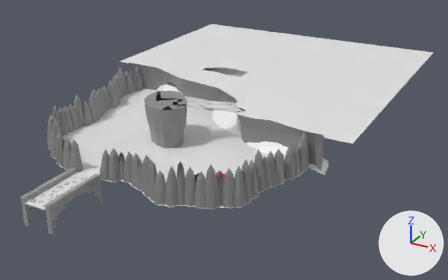
Two versions of the FBX model Assets/02_Student Folders/LucaStoffels_Assets/Art/Level2.fbx, one commit apart.
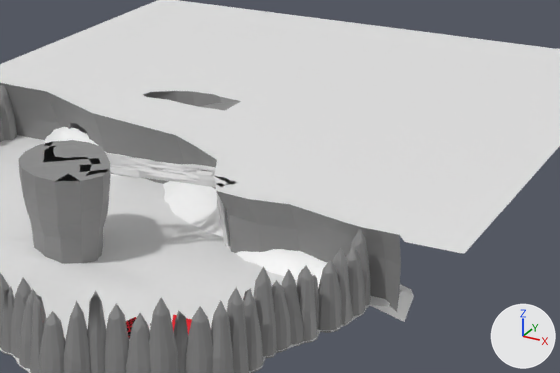
Each version appears first whole from a camera (50 mm lens) standing at (81.3, -54.6, 59.1) and looking at (25.2, 47.3, 8.1), and next in a close-up on the part from 30% to 89% of the width and 9% to 71% of the height. The axes (+X, +Y, +Z) are drawn at lower right. The lights are the same throughout. Where no turn or scale is listed for an object, it has been applied to the vertices.

The first close-up shows 'Cliff', 'Ground_Lower', 'Ground_Spike', 'Ground_Upper', 'Rock_Boundary_1.019', 'Rock_Boundary_1.021', 'Rock_Boundary_1.026', 'Rock_Boundary_2.020', 'SnowRamp.002', 'SnowRamp.003', 'Spike', 'Vine_Brigde'.
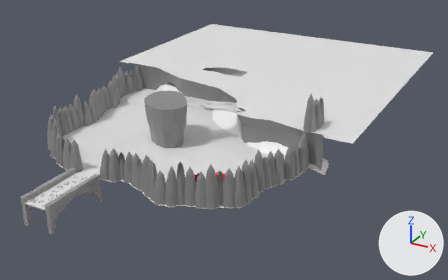
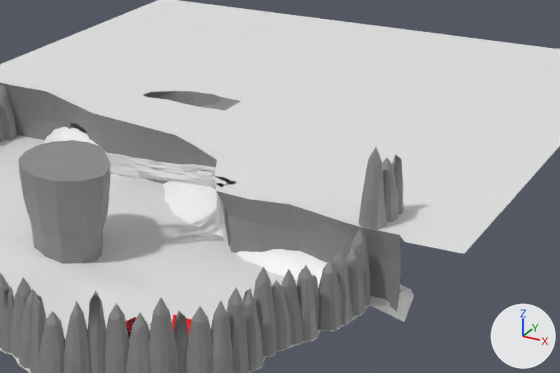
Commit message: Updated Level Art
Updated level art in section2

What changed in the scene script:
```text
Add mat_material_082:
    mat_material_082 = principled_material('Material.082')
    mat_material_082.base_color = (0.263, 0.263, 0.263)  # grey #8c8c8c
Add mat_material_077:
    mat_material_077 = principled_material('Material.077')
    mat_material_077.base_color = (0.263, 0.263, 0.263)  # grey #8c8c8c
Add mat_material_081:
    mat_material_081 = principled_material('Material.081')
    mat_material_081.base_color = (0.263, 0.263, 0.263)  # grey #8c8c8c
Change me_plane_016:
    where me_plane_016.from_pydata(...)  # 34 vertices, 34 faces; spans x -6.4..4.65, y -9.38..2.05, z 9.1..9.25
    used by ob_ground_spike; location = (9.14, 56.11, 3.0)
    me_plane_016 part 1
    17 faces are deleted
    17 new faces join them
Add me_cube_251:
    me_cube_251.from_pydata(...)  # 41 vertices, 45 faces; spans x -1.22..1.24, y -1.56..1.35, z 0.0..6.4
    me_cube_251.materials.append(mat_material_082)  # grey #8c8c8c
Add me_cube_249:
    me_cube_249.from_pydata(...)  # 41 vertices, 46 faces; spans x -0.99..0.98, y -1.38..1.08, z 0.0..6.04
    me_cube_249.materials.append(mat_material_077)  # grey #8c8c8c
Add me_cube_250:
    me_cube_250.from_pydata(...)  # 41 vertices, 45 faces; spans x -1.25..1.47, y -1.53..1.34, z 0.0..8.1
    me_cube_250.materials.append(mat_material_081)  # grey #8c8c8c
Add ob_rock_boundary_1_040:
    ob_rock_boundary_1_040 = bpy.data.objects.new('Rock_Boundary_1.040', me_cube_251)
    ob_rock_boundary_1_040.location = (40.48, 58.71, 9.8)
Add ob_rock_boundary_3_020:
    ob_rock_boundary_3_020 = bpy.data.objects.new('Rock_Boundary_3.020', me_cube_249)
    ob_rock_boundary_3_020.location = (40.68, 60.77, 9.8)
Add ob_rock_boundary_2_040:
    ob_rock_boundary_2_040 = bpy.data.objects.new('Rock_Boundary_2.040', me_cube_250)
    ob_rock_boundary_2_040.location = (39.95, 56.61, 9.8)
```

Boxes [x1, y1, x2, y2] around the edits, measured in the close-ups (560 x 373 px; the box of a moved part takes in the faces that stretch with it):
'Rock_Boundary_2.040', added: after [359, 147, 387, 230]
'Rock_Boundary_1.040', added: after [382, 158, 398, 223]
'Rock_Boundary_3.020', added: after [392, 155, 404, 215]
part 1 of me_plane_016, moved or reshaped: [19, 141, 109, 181] in both
